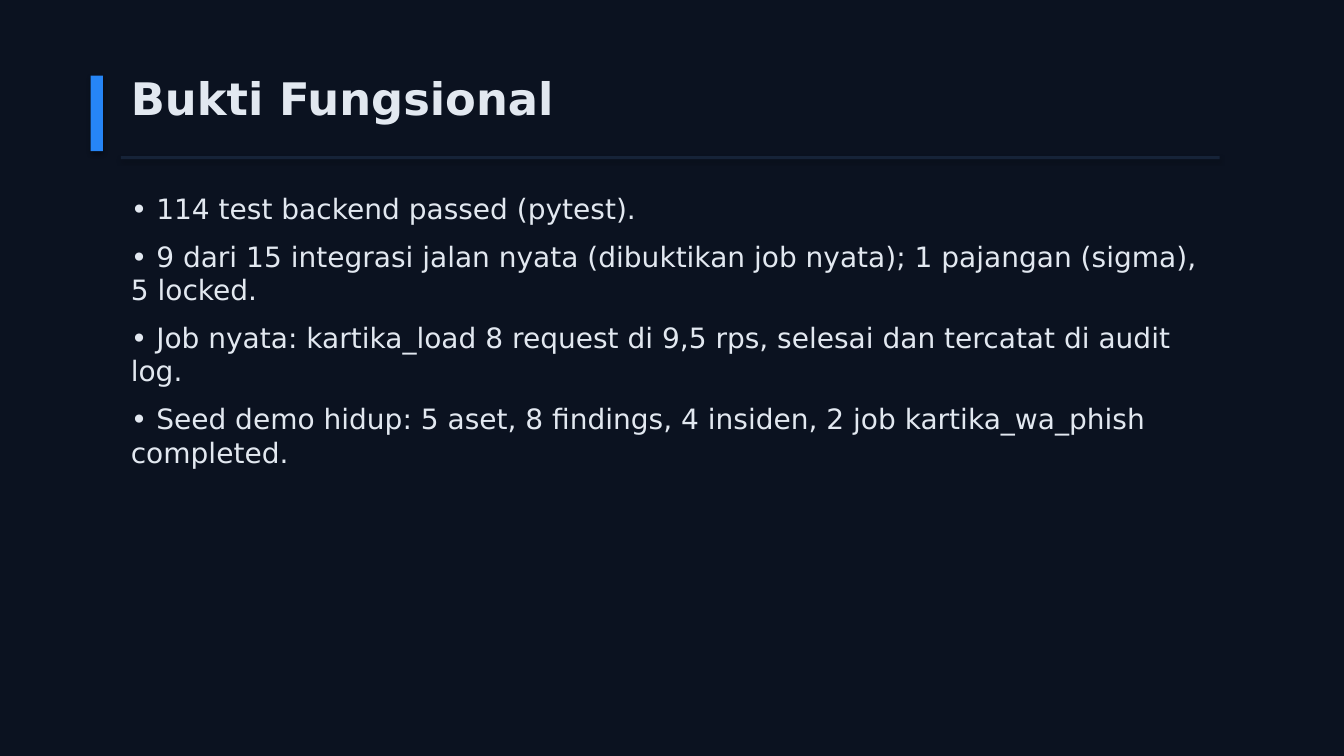
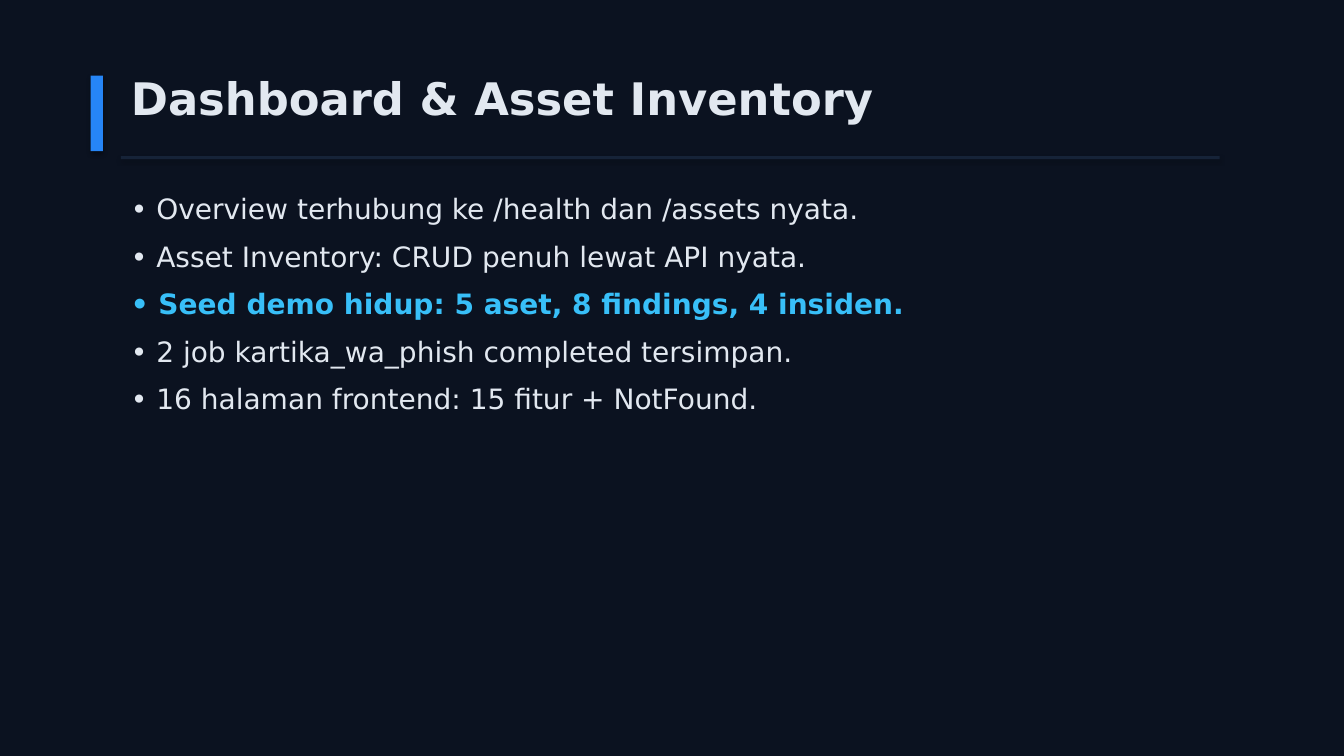
Before and after one commit to jejakmasgondrong/GARDA-CYBER, a slide deck: slide 4 of submission/GARDA-CYBER-slide-penjelasan.pptx (slide 8 before the commit). Drawn at 1344x756 pixels with LibreOffice and Linux fonts; fonts in the diff are those of the drawing. Boxes give left, top, right and bottom in pixels: in the first picture for what was removed or moved away, otherwise in the second. Text is boxed around its words. In the diff, an @@ line names an element or a change of style, - is before the commit and + after.

Commit message:
docs: slide penjelasan 19 content slide + cover dari fakta terverifikasi (PPTX regenerate, koreksi hitungan test)

```diff
--- a/submission/GARDA-CYBER-slide-penjelasan.pptx
+++ b/submission/GARDA-CYBER-slide-penjelasan.pptx
@@ text at <box>131,81,873,125</box>: text changed @@
-Bukti Fungsional
+Dashboard & Asset Inventory
@@ text at <box>156,197,903,410</box>: text changed @@
-• 114 test backend passed (pytest).
-• 9 dari 15 integrasi jalan nyata (dibuktikan job nyata); 1 pajangan (sigma), 5 locked.
-• Job nyata: kartika_load 8 request di 9,5 rps, selesai dan tercatat di audit log.
-• Seed demo hidup: 5 aset, 8 findings, 4 insiden, 2 job kartika_wa_phish completed.
+• Overview terhubung ke /health dan /assets nyata.
+• Asset Inventory: CRUD penuh lewat API nyata.
+• Seed demo hidup: 5 aset, 8 findings, 4 insiden.
+• 2 job kartika_wa_phish completed tersimpan.
+• 16 halaman frontend: 15 fitur + NotFound.
```
Also in this commit, not shown: 9 other slides changed, 10 slides added, 1 slide removed, 1 other file.
